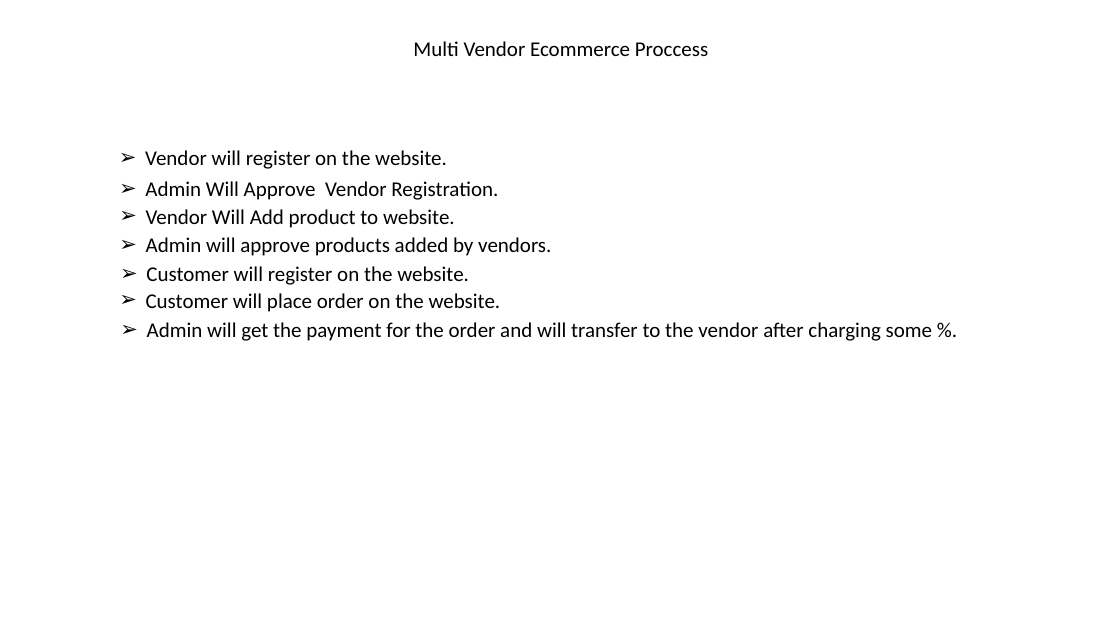
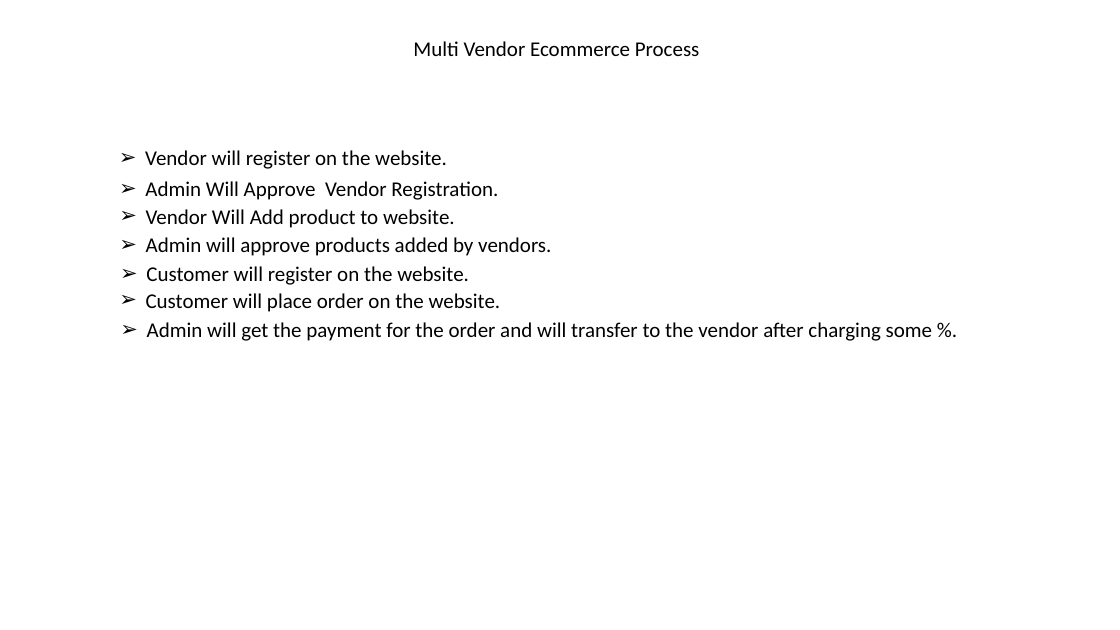
Before and after one commit to ahonkazi/ecloset-includes, a slide deck: slide 1 of usecase-diagram.pptx. Drawn at 1120x630 pixels with LibreOffice and Linux fonts; fonts in the diff are those of the drawing. Boxes give left, top, right and bottom in pixels: in the first picture for what was removed or moved away, otherwise in the second. Text is boxed around its words. In the diff, an @@ line names an element or a change of style, - is before the commit and + after.

```diff
--- a/usecase-diagram.pptx
+++ b/usecase-diagram.pptx
@@ text at <box>413,41,700,56</box>: text changed @@
-Multi Vendor Ecommerce Proccess
+Multi Vendor Ecommerce Process
```
Also in this commit, not shown: 1 other file.
